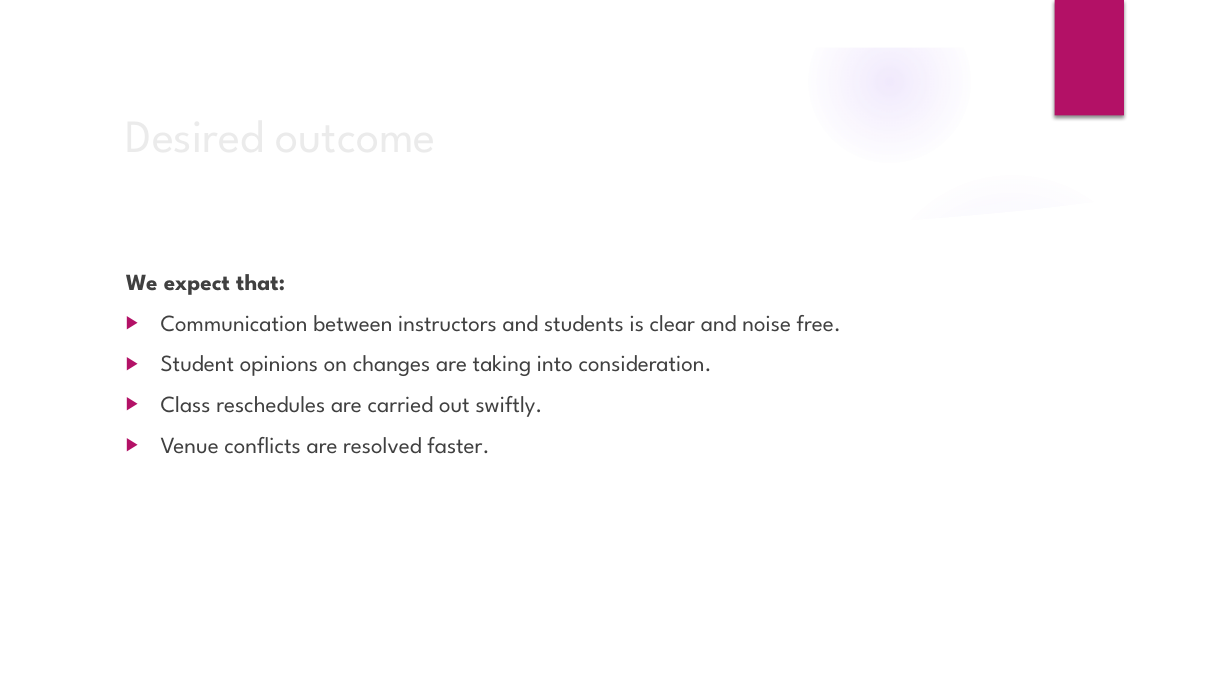
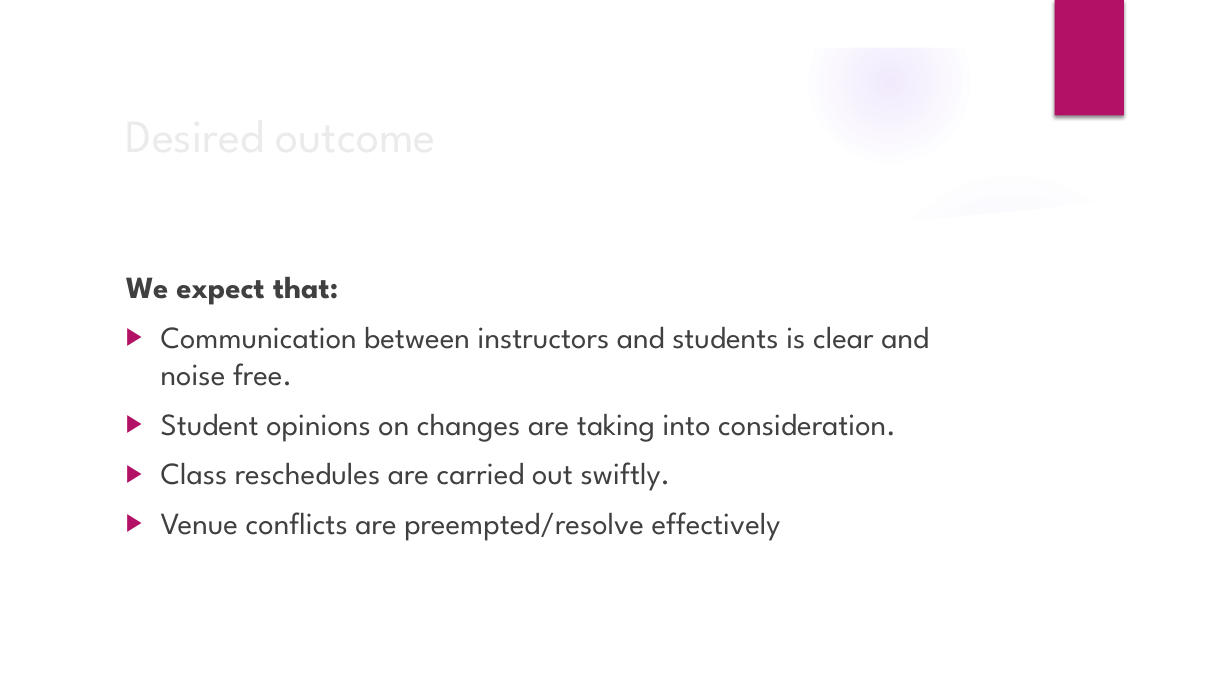
Before and after one commit to ks-manu/Mannschaft_KNUST, a slide deck: slide 16 of Documents/MannschaftPresentation.pptx (slide 12 before the commit). Drawn at 1232x693 pixels with LibreOffice and Linux fonts; fonts in the diff are those of the drawing; background and template pictures are left out. Boxes give left, top, right and bottom in pixels: in the first picture for what was removed or moved away, otherwise in the second. Text is boxed around its words. In the diff, an @@ line names an element or a change of style, - is before the commit and + after.

```diff
--- a/Documents/MannschaftPresentation.pptx
+++ b/Documents/MannschaftPresentation.pptx
@@ text at bbox=[126, 277, 929, 491]: size 18 to 24 pt in "We expect that:", "Communication between instructors and students is clear ...", "Student opinions on changes are taking into ...", "Class reschedules are carried out swiftly." @@
@@ text at bbox=[161, 512, 781, 541]: text changed; size 18 to 24 pt @@
-▶ Venue conflicts are resolved faster.
+▶ Venue conflicts are preempted/resolve effectively
```
Also in this commit, not shown: 7 other slides changed, 10 slides added, 3 other files.
